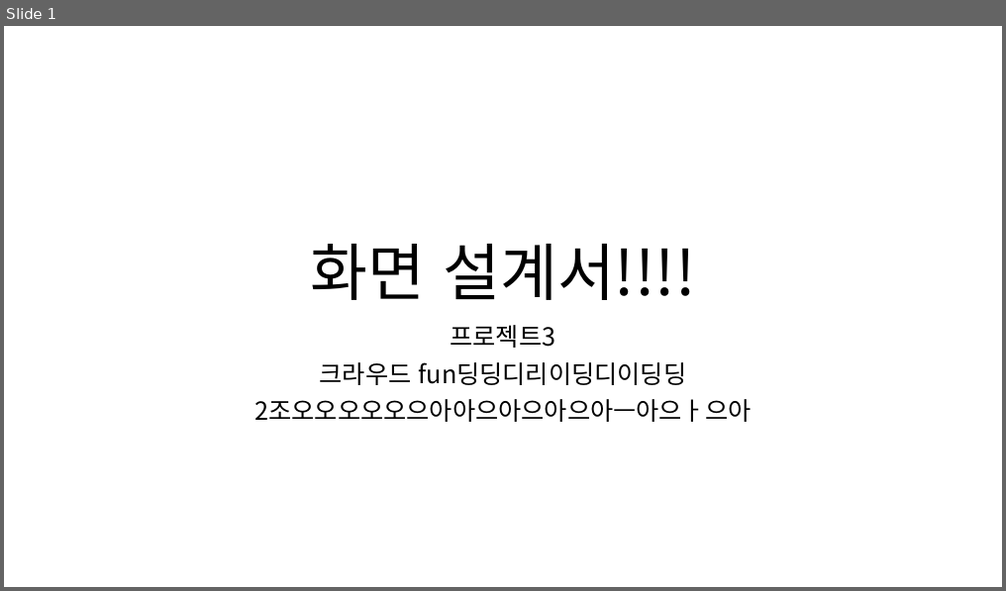
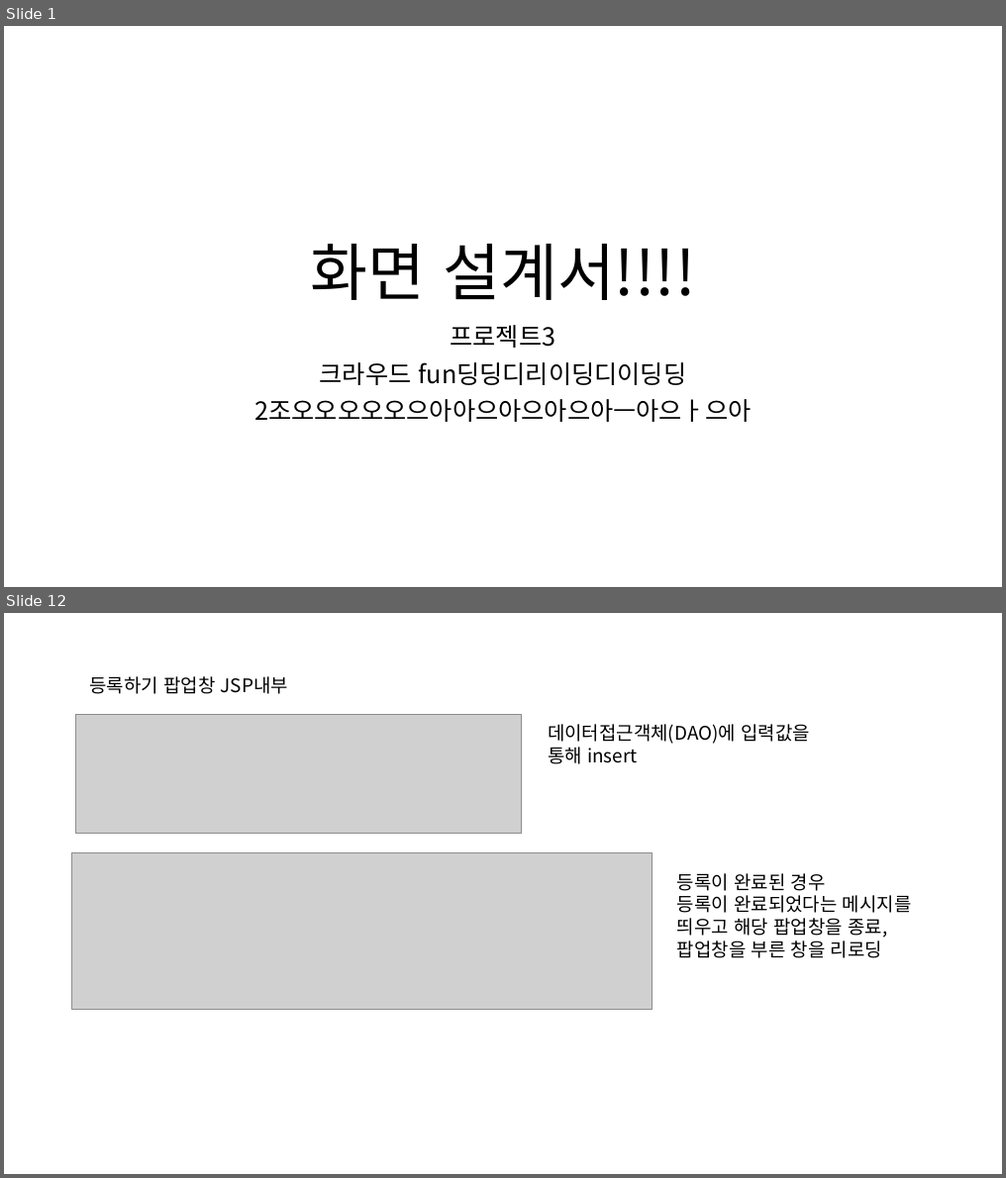
Before and after one commit to ezenteam2/RentalEquip, a slide deck: 0 발표용 파워포인트/0327 4차발표/0327 project04 - 파워포인트 - 형준.pptx. Shown one above the other, each under a label of ours: slide 1 before the commit, slides 1 and 12 after it; the slides between them are not shown. The pictures are 1006x591 and 1006x1178 pixels, drawn with LibreOffice and Linux fonts; fonts in the diff are those of the drawing; grey boxes stand for pictures. Boxes give left, top, right and bottom in pixels: in the first picture for what was removed or moved away, otherwise in the second. Text is boxed around its words. In the diff, an @@ line names an element or a change of style, - is before the commit and + after.

Commit message:
ppt 완료

```diff
--- a/0 발표용 파워포인트/0327 4차발표/0327 project04 - 파워포인트 - 형준.pptx
+++ b/0 발표용 파워포인트/0327 4차발표/0327 project04 - 파워포인트 - 형준.pptx
@@ slide 12 added at box(4, 613, 1002, 1174), background #FFFFFF @@
@@ text added at box(90, 676, 288, 694), 18 pt, text #000000 @@
+등록하기 팝업창 JSP내부
@@ picture added at box(76, 714, 522, 833) @@
@@ text added at box(548, 724, 810, 764), 18 pt, text #000000 @@
+데이터접근객체(DAO)에 입력값을 통해 insert
@@ picture added at box(72, 853, 652, 1010) @@
@@ text added at box(677, 873, 912, 959), 18 pt, text #000000 @@
+등록이 완료된 경우
+등록이 완료되었다는 메시지를 띄우고 해당 팝업창을 종료, 팝업창을 부른 창을 리로딩
```
Also in this commit, not shown: 26 other slides added, 3 other files.
